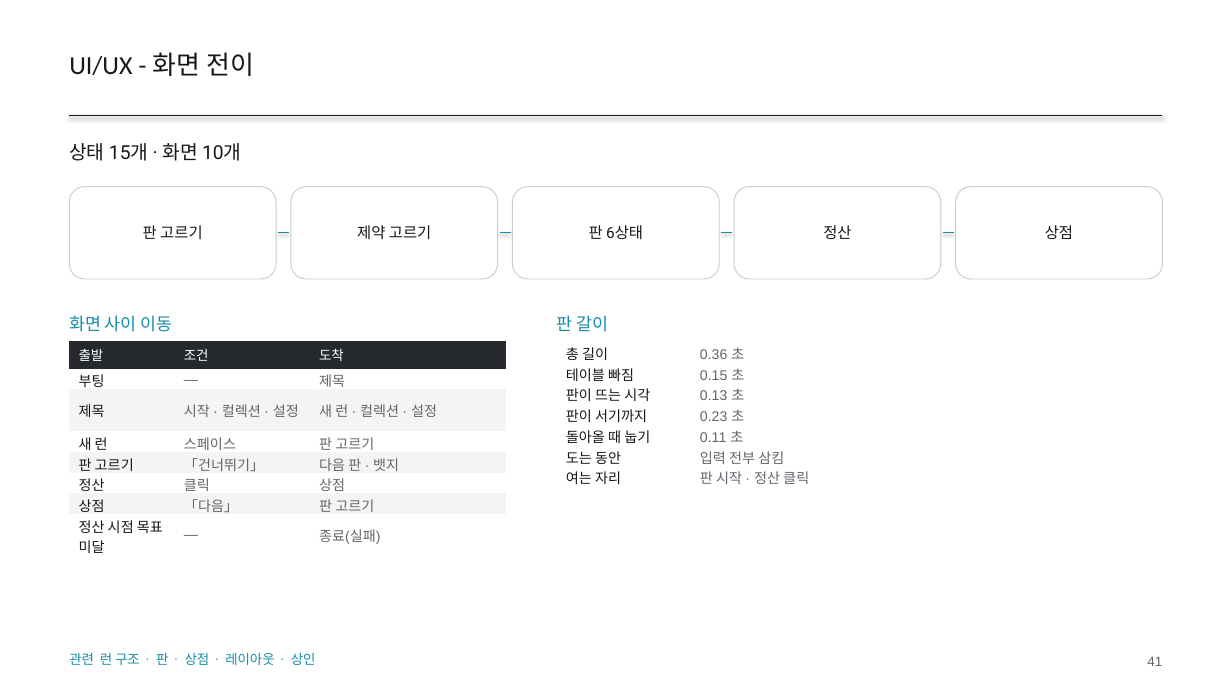
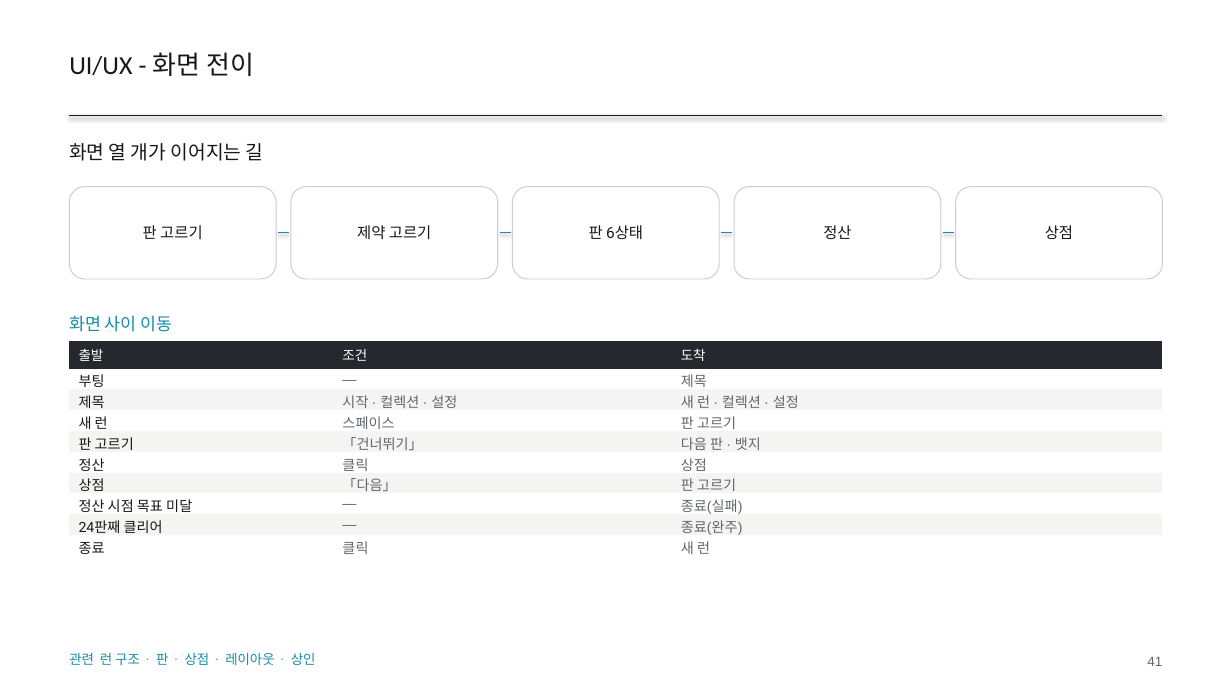
Before and after one commit to GGbong69/test-03, a slide deck: slide 41 of docs/HIGHTONE_기획서.pptx. Drawn at 1232x693 pixels with LibreOffice and Linux fonts; fonts in the diff are those of the drawing. Boxes give left, top, right and bottom in pixels: in the first picture for what was removed or moved away, otherwise in the second. Text is boxed around its words. In the diff, an @@ line names an element or a change of style, - is before the commit and + after.

```diff
--- a/docs/HIGHTONE_기획서.pptx
+++ b/docs/HIGHTONE_기획서.pptx
@@ text at box(69, 143, 264, 161): text changed @@
-상태 15개 · 화면 10개
+화면 열 개가 이어지는 길
@@ text removed at box(557, 315, 608, 332) @@
-판 갈이
@@ table at box(69, 341, 1163, 558) @@
+row 9: 24판째 클리어 | — | 종료(완주)
+row 10: 종료 | 클릭 | 새 런
@@ table: place and size @@
-table at box(69, 341, 506, 557)
+table at box(69, 341, 1163, 558)
@@ table removed at box(557, 341, 994, 488), 7 rows, 2 columns @@
-총 길이 | 0.36 초
-테이블 빠짐 | 0.15 초
-판이 뜨는 시각 | 0.13 초
-판이 서기까지 | 0.23 초
-돌아올 때 눕기 | 0.11 초
-도는 동안 | 입력 전부 삼킴
-여는 자리 | 판 시작 · 정산 클릭
```
Also in this commit, not shown: 1 other slide changed, 2 slides added, 2 slides removed, 2 other files.
